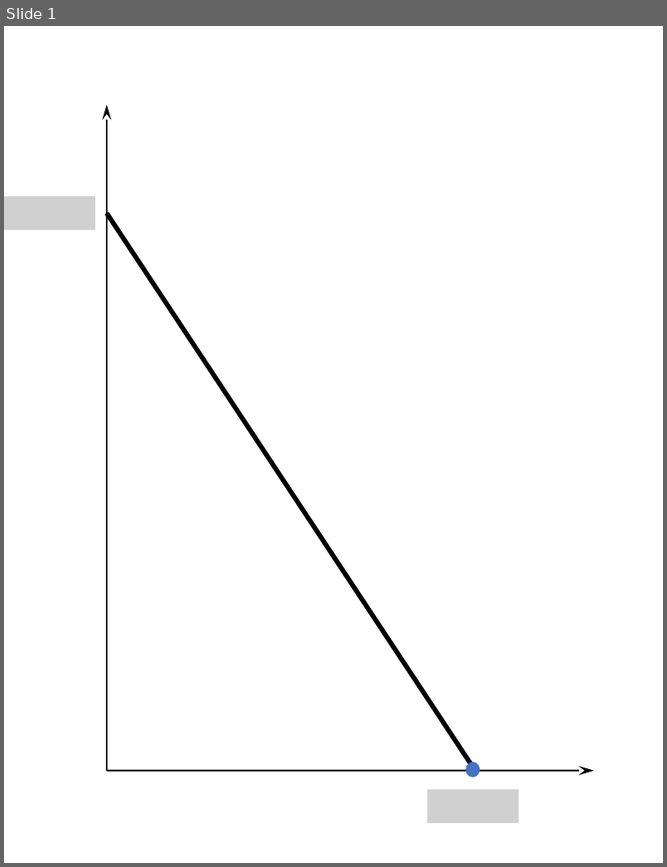
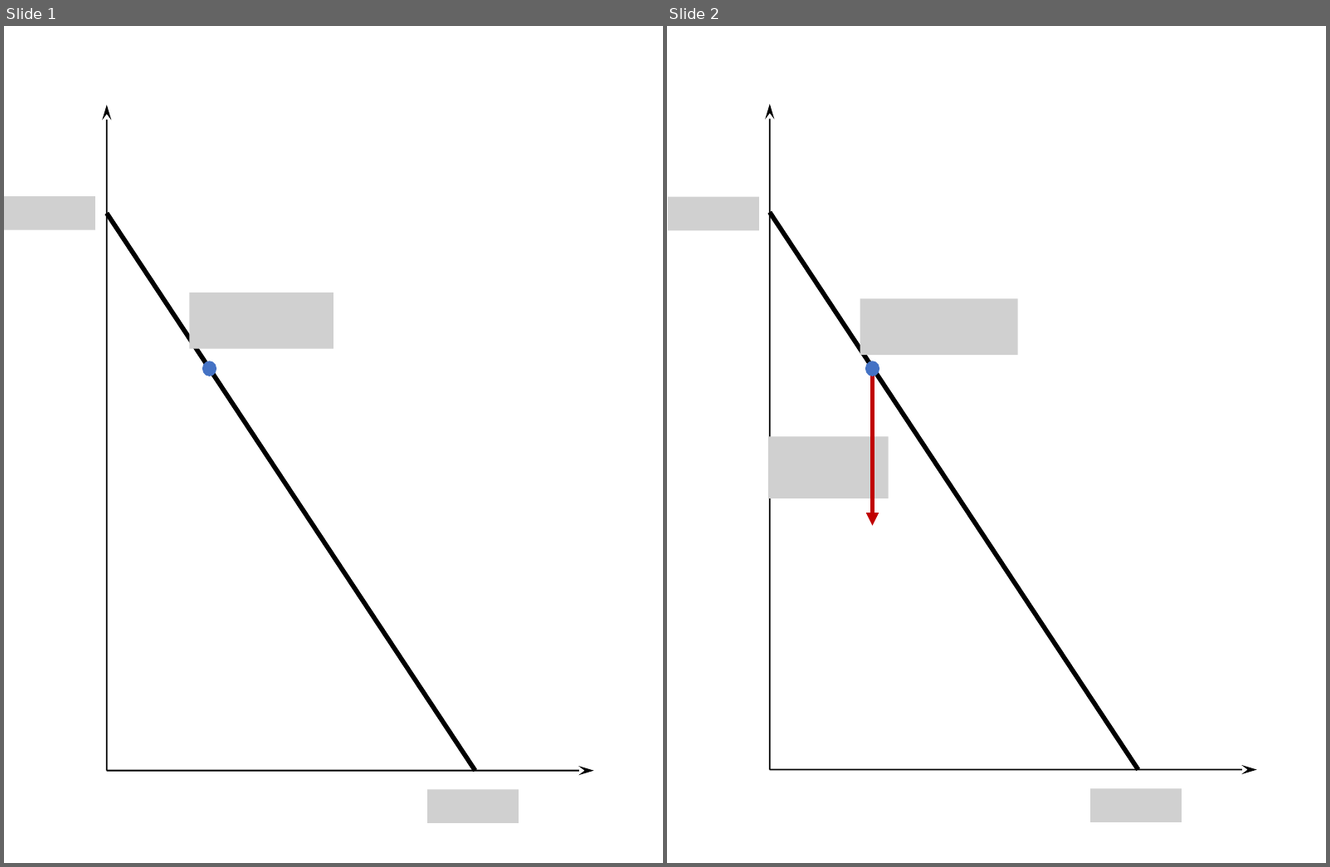
Before and after one commit to peteawag/ECO00001I-A-Microeconomics-II-2019, a slide deck: img/insurance.pptx. Shown side by side, each under a label of ours: slide 1 before the commit, slides 1 and 2 after it. The pictures are 667x867 and 1330x867 pixels, drawn with LibreOffice and Linux fonts; fonts in the diff are those of the drawing; grey boxes stand for pictures. Boxes give left, top, right and bottom in pixels: in the first picture for what was removed or moved away, otherwise in the second. Text is boxed around its words. In the diff, an @@ line names an element or a change of style, - is before the commit and + after.

```diff
--- a/img/insurance.pptx
+++ b/img/insurance.pptx
@@ slide 2 added at (667,26,1326,863), background #FFFFFF @@
@@ arrow added from (770, 769) to (770, 104), #000000 1 pt @@
@@ picture added at (668,197,760,230) @@
@@ line added from (770, 212) to (1138, 769), #000000 3 pt @@
@@ picture added at (860,298,1017,354) @@
@@ ellipse added at (865,360,880,376), fill #4472C4 @@
@@ arrow added from (872, 361) to (872, 526), #C00000 2.75 pt @@
@@ picture added at (768,436,889,499) @@
@@ arrow added from (770, 769) to (1257, 769), #000000 1 pt @@
@@ picture added at (1089,788,1181,821) @@
@@ slide 1 changed as well @@
@@ picture added at (189,292,333,348) @@
@@ ellipse: place and size @@
-ellipse at (465,761,480,776)
+ellipse at (202,360,217,376)
```
Also in this commit, not shown: 5 other slides changed, 2 other slides added, 1 slide removed, 6 other files.
